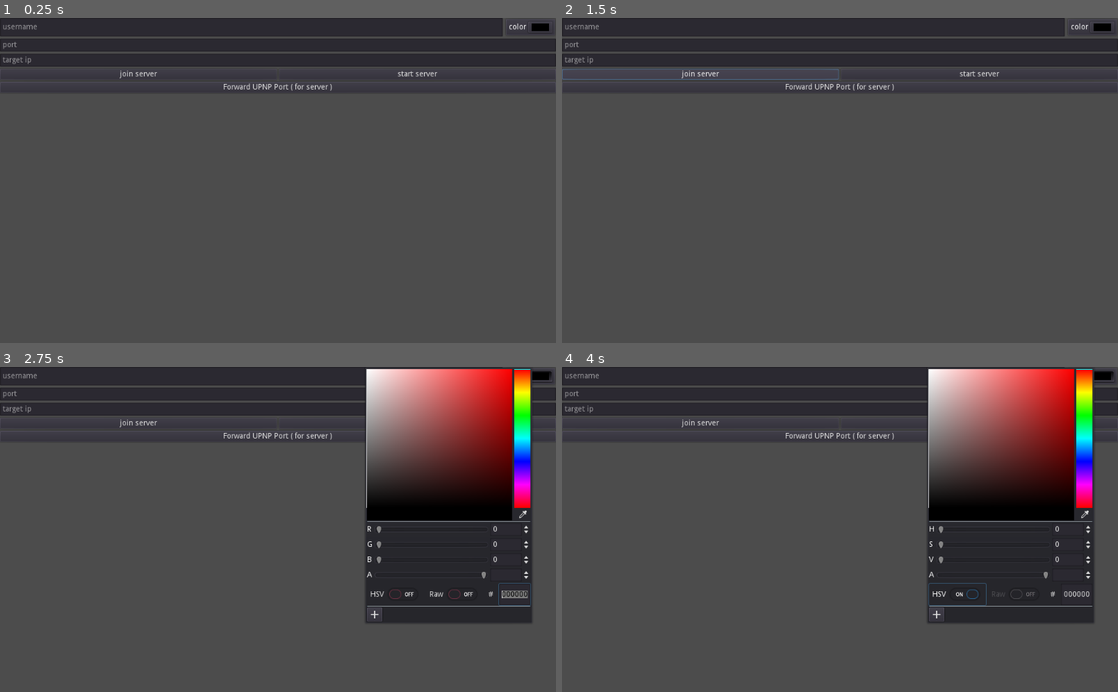
Above: before the commit, frames 1-4 (two rows, left to right).
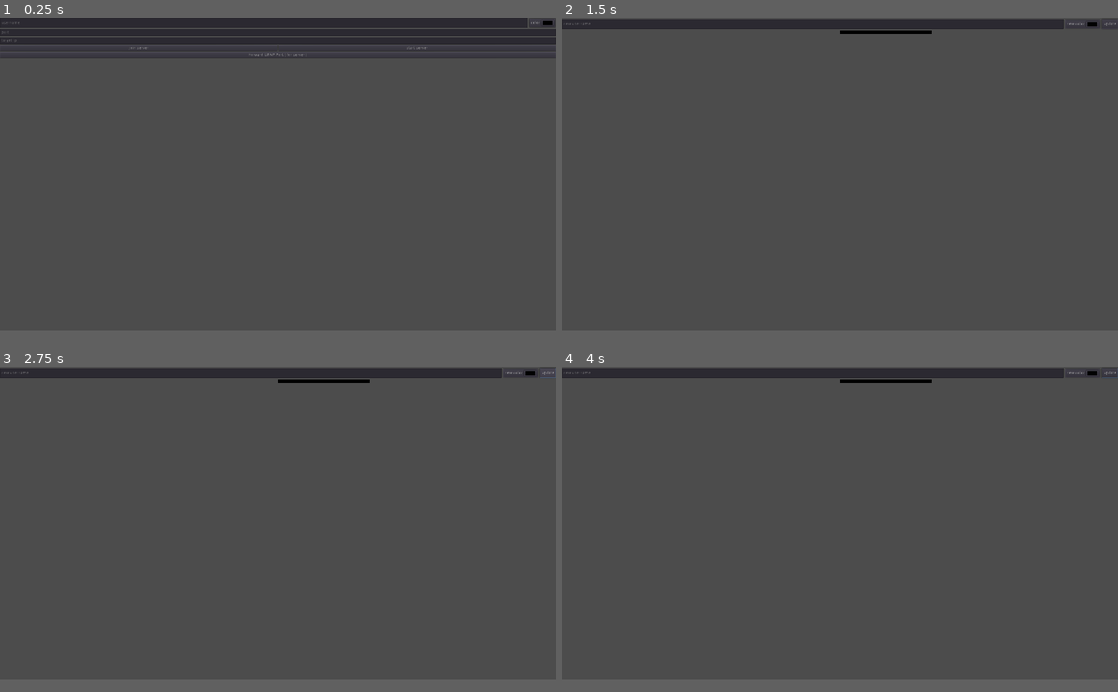
Above: after the commit, the same moments.

Repository: creikey/sketch-fight
Game: Godot game, scene res://LobbyScene.tscn
Same seed, same stepped clock (60 frames per second), same inputs: the game is played once before the commit and once after it. Before the commit the project has no main scene; this scene is started directly in both runs. The engine's default icon, where the game draws it, is replaced by a stand-in: a white triangle on a blue panel in a dark square.
Inputs (mouse positions are in pixels of both pictures, inside the frame that each line leads up to):
- Up to frame 1 (0.25 s): no input
- Up to frame 2 (1.5 s): tap Enter at 0.5 s; hold D (g_right, bound only after the commit) 0.53-1.25 s; click "join server" at 1.25 s
- Up to frame 3 (2.75 s): click (550, 373) at 2 s, where only the run after the commit has a clickable "update"
- Up to frame 4 (4 s): click (1084, 513) at 2.77 s; click (956, 594) at 3.5 s, where only the run before the commit has a clickable "HSV"
The window is 800x468 before the commit and 800x450 after it. Grey fills any space a smaller window leaves; there, only what the larger window draws over its background counts as a difference.

The runs differ from the first frame. In frame 1, 4.6% of the frame differs, in the area x 0-100%, y 0-23%; in frame 2, 11%; in frame 3, 30%, in the area x 0-100%, y 0-79%; in frame 4, 30%.
Error before the commit: Parse Error: The identifier "Lobby" isn't declared in the current scope. (res://PlayerLog.gd:16)

Commit message:
Update input map and project resolution

Diff:
--- a/src/LobbyScene.tscn
+++ b/src/LobbyScene.tscn
@@ -1,8 +1,8 @@
 [gd_scene load_steps=6 format=2]
 
-[ext_resource path="res://PlayerLog.gd" type="Script" id=1]
-[ext_resource path="res://UI.gd" type="Script" id=2]
-[ext_resource path="res://UpdateHBoxContainer.gd" type="Script" id=3]
+[ext_resource path="res://UI.gd" type="Script" id=1]
+[ext_resource path="res://UpdateHBoxContainer.gd" type="Script" id=2]
+[ext_resource path="res://PlayerLog.gd" type="Script" id=3]
 [ext_resource path="res://DefaultPlayerLog.tscn" type="PackedScene" id=4]
 
 [sub_resource type="StyleBoxEmpty" id=1]
@@ -20,18 +20,18 @@
 }
 
 [node name="HBoxContainer2" type="HBoxContainer" parent="UI/VBoxContainer"]
-margin_right = 1024.0
+margin_right = 1920.0
 margin_bottom = 34.0
 
 [node name="Username" type="LineEdit" parent="UI/VBoxContainer/HBoxContainer2"]
-margin_right = 926.0
+margin_right = 1822.0
 margin_bottom = 34.0
 size_flags_horizontal = 3
 placeholder_text = "username"
 
 [node name="Panel" type="PanelContainer" parent="UI/VBoxContainer/HBoxContainer2"]
-margin_left = 930.0
-margin_right = 1024.0
+margin_left = 1826.0
+margin_right = 1920.0
 margin_bottom = 34.0
 
 [node name="HBoxContainer" type="HBoxContainer" parent="UI/VBoxContainer/HBoxContainer2/Panel"]
@@ -54,30 +54,30 @@
 
 [node name="Port" type="LineEdit" parent="UI/VBoxContainer"]
 margin_top = 38.0
-margin_right = 1024.0
+margin_right = 1920.0
 margin_bottom = 62.0
 placeholder_text = "port"
 
 [node name="TargetIP" type="LineEdit" parent="UI/VBoxContainer"]
 margin_top = 66.0
-margin_right = 1024.0
+margin_right = 1920.0
 margin_bottom = 90.0
 placeholder_text = "target ip"
 
 [node name="HBoxContainer" type="HBoxContainer" parent="UI/VBoxContainer"]
 margin_top = 94.0
-margin_right = 1024.0
+margin_right = 1920.0
 margin_bottom = 114.0
 
 [node name="JoinServerButton" type="Button" parent="UI/VBoxContainer/HBoxContainer"]
-margin_right = 510.0
+margin_right = 958.0
 margin_bottom = 20.0
 size_flags_horizontal = 3
 text = "join server"
 
 [node name="StartServerButton" type="Button" parent="UI/VBoxContainer/HBoxContainer"]
-margin_left = 514.0
-margin_right = 1024.0
+margin_left = 962.0
+margin_right = 1920.0
 margin_bottom = 20.0
 size_flags_horizontal = 3
 text = "start server"
@@ -92,7 +92,7 @@
 
 [node name="UPNPButton" type="Button" parent="UI/VBoxContainer"]
 margin_top = 118.0
-margin_right = 1024.0
+margin_right = 1920.0
 margin_bottom = 138.0
 text = "Forward UPNP Port ( for server )"
 
@@ -150,30 +150,30 @@
 
 [node name="HBoxContainer3" type="HBoxContainer" parent="UI/VBoxContainer"]
 margin_top = 142.0
-margin_right = 1024.0
-margin_bottom = 600.0
+margin_right = 1920.0
+margin_bottom = 1080.0
 size_flags_vertical = 3
 
 [node name="LeftSpacer" type="PanelContainer" parent="UI/VBoxContainer/HBoxContainer3"]
-margin_right = 338.0
-margin_bottom = 458.0
+margin_right = 637.0
+margin_bottom = 938.0
 size_flags_horizontal = 3
 size_flags_vertical = 3
 custom_styles/panel = SubResource( 1 )
 
 [node name="PlayerLog" type="VBoxContainer" parent="UI/VBoxContainer/HBoxContainer3"]
-margin_left = 342.0
-margin_right = 680.0
-margin_bottom = 458.0
+margin_left = 641.0
+margin_right = 1278.0
+margin_bottom = 938.0
 size_flags_horizontal = 3
 size_flags_vertical = 3
-script = ExtResource( 1 )
+script = ExtResource( 3 )
 player_log_pack = ExtResource( 4 )
 
 [node name="RightSpacer" type="PanelContainer" parent="UI/VBoxContainer/HBoxContainer3"]
-margin_left = 684.0
-margin_right = 1024.0
-margin_bottom = 458.0
+margin_left = 1282.0
+margin_right = 1920.0
+margin_bottom = 938.0
 size_flags_horizontal = 3
 size_flags_vertical = 3
 custom_styles/panel = SubResource( 1 )
--- a/src/project.godot
+++ b/src/project.godot
@@ -16,7 +16,47 @@
 [application]
 
 config/name="Sketch Fight"
+run/main_scene="res://LobbyScene.tscn"
 config/icon="res://icon.png"
+
+[autoload]
+
+Lobby="*res://Lobby.gd"
+
+[display]
+
+window/size/width=1920
+window/size/height=1080
+window/size/borderless=true
+window/stretch/mode="2d"
+window/stretch/aspect="keep"
+
+[input]
+
+g_right={
+"deadzone": 0.5,
+"events": [ Object(InputEventKey,"resource_local_to_scene":false,"resource_name":"","device":0,"alt":false,"shift":false,"control":false,"meta":false,"command":false,"pressed":false,"scancode":68,"unicode":0,"echo":false,"script":null)
+, Object(InputEventKey,"resource_local_to_scene":false,"resource_name":"","device":0,"alt":false,"shift":false,"control":false,"meta":false,"command":false,"pressed":false,"scancode":16777233,"unicode":0,"echo":false,"script":null)
+ ]
+}
+g_left={
+"deadzone": 0.5,
+"events": [ Object(InputEventKey,"resource_local_to_scene":false,"resource_name":"","device":0,"alt":false,"shift":false,"control":false,"meta":false,"command":false,"pressed":false,"scancode":65,"unicode":0,"echo":false,"script":null)
+, Object(InputEventKey,"resource_local_to_scene":false,"resource_name":"","device":0,"alt":false,"shift":false,"control":false,"meta":false,"command":false,"pressed":false,"scancode":16777231,"unicode":0,"echo":false,"script":null)
+ ]
+}
+g_up={
+"deadzone": 0.5,
+"events": [ Object(InputEventKey,"resource_local_to_scene":false,"resource_name":"","device":0,"alt":false,"shift":false,"control":false,"meta":false,"command":false,"pressed":false,"scancode":87,"unicode":0,"echo":false,"script":null)
+, Object(InputEventKey,"resource_local_to_scene":false,"resource_name":"","device":0,"alt":false,"shift":false,"control":false,"meta":false,"command":false,"pressed":false,"scancode":16777232,"unicode":0,"echo":false,"script":null)
+ ]
+}
+g_down={
+"deadzone": 0.5,
+"events": [ Object(InputEventKey,"resource_local_to_scene":false,"resource_name":"","device":0,"alt":false,"shift":false,"control":false,"meta":false,"command":false,"pressed":false,"scancode":83,"unicode":0,"echo":false,"script":null)
+, Object(InputEventKey,"resource_local_to_scene":false,"resource_name":"","device":0,"alt":false,"shift":false,"control":false,"meta":false,"command":false,"pressed":false,"scancode":16777234,"unicode":0,"echo":false,"script":null)
+ ]
+}
 
 [rendering]
 
Not shown: 2 places in src/LobbyScene.tscn that only renumber resources
